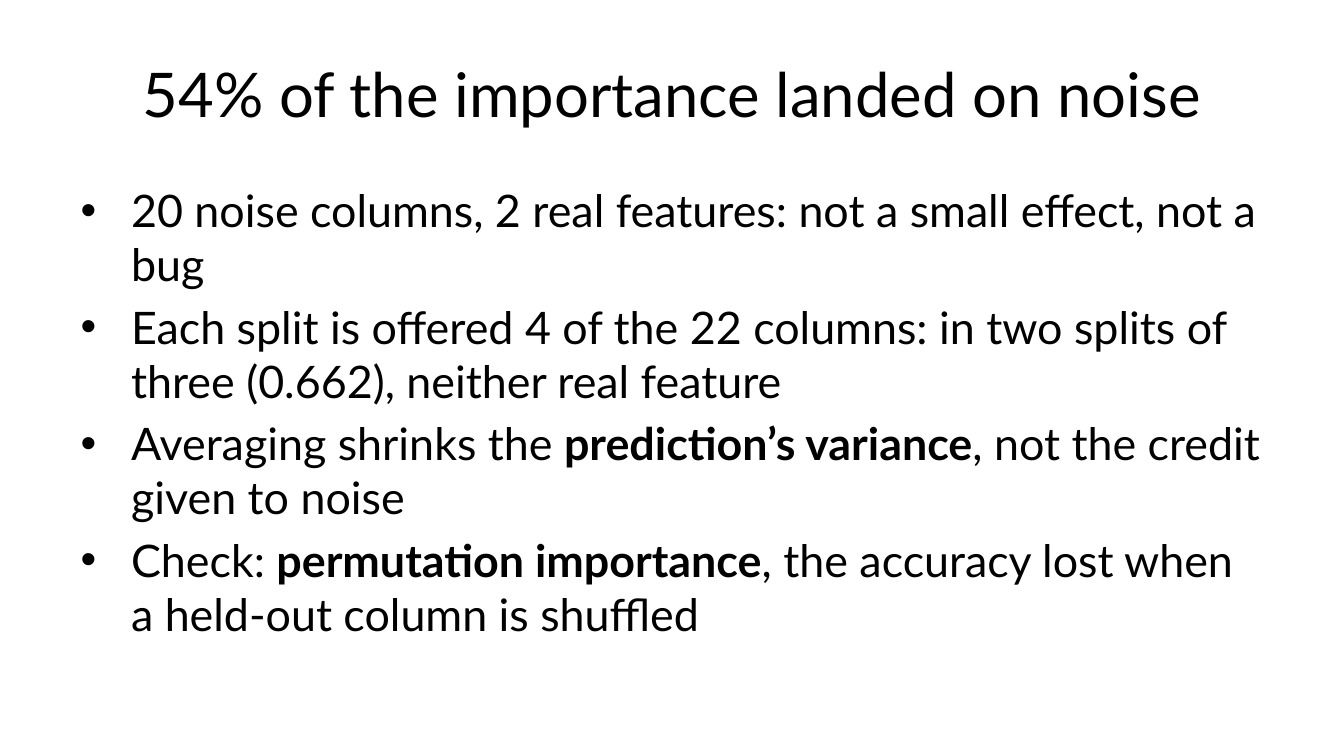
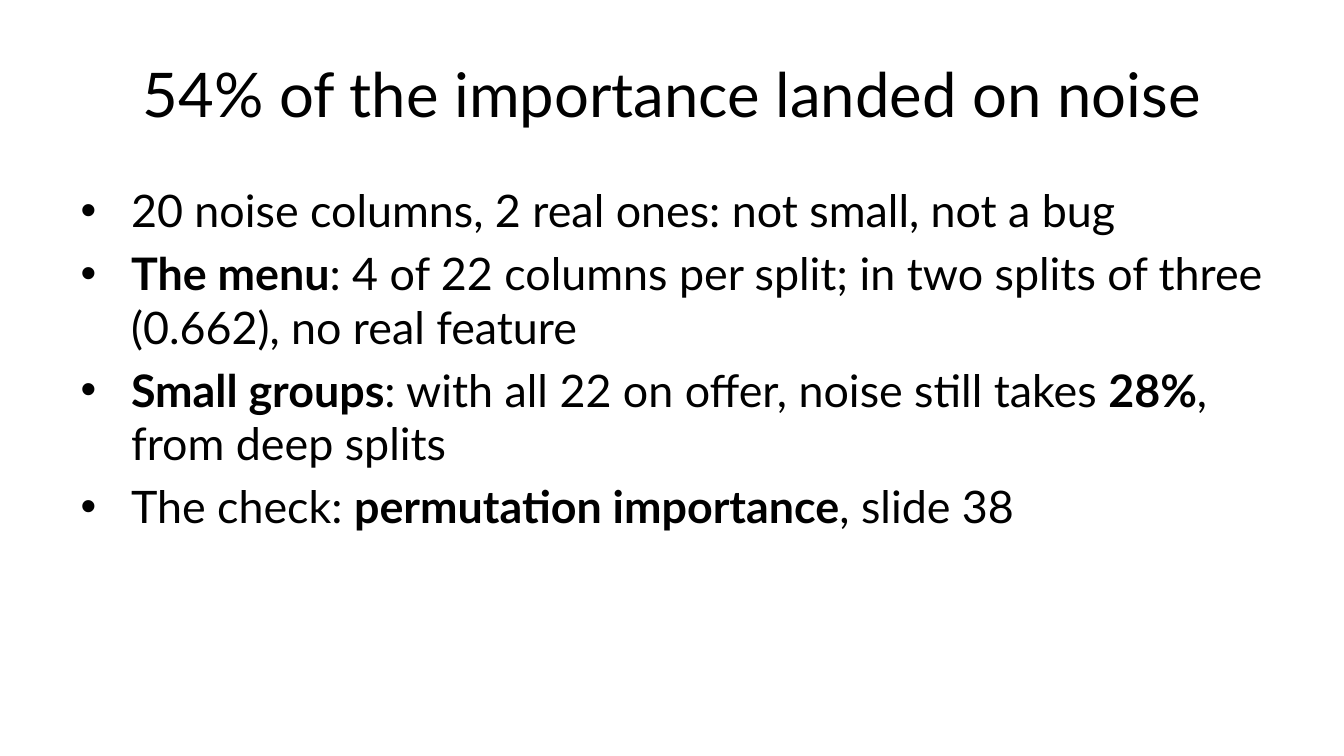
Before and after one commit to fabioantonini/technologies-for-artificial-intelligence, a slide deck: slide 54 of Lessons/07_trees_and_ensembles/Slides/trees_and_ensembles_slides.pptx (slide 53 before the commit). Drawn at 1344x756 pixels with LibreOffice and Linux fonts; fonts in the diff are those of the drawing; background and template pictures are left out. Boxes give left, top, right and bottom in pixels: in the first picture for what was removed or moved away, otherwise in the second. Text is boxed around its words. In the diff, an @@ line names an element or a change of style, - is before the commit and + after.

```diff
--- a/Lessons/07_trees_and_ensembles/Slides/trees_and_ensembles_slides.pptx
+++ b/Lessons/07_trees_and_ensembles/Slides/trees_and_ensembles_slides.pptx
@@ text at [131,194,1263,531]: text changed @@
-• 20 noise columns, 2 real features: not a small effect, not a bug
-• Each split is offered 4 of the 22 columns: in two splits of three (0.662), neither real feature
-• Averaging shrinks the prediction’s variance, not the credit given to noise
-• Check: permutation importance, the accuracy lost when a held-out column is shuffled
+• 20 noise columns, 2 real ones: not small, not a bug
+• The menu: 4 of 22 columns per split; in two splits of three (0.662), no real feature
+• Small groups: with all 22 on offer, noise still takes 28%, from deep splits
+• The check: permutation importance, slide 38
```
Also in this commit, not shown: 11 other slides changed, 2 slides added, 1 slide removed, 17 other files.
